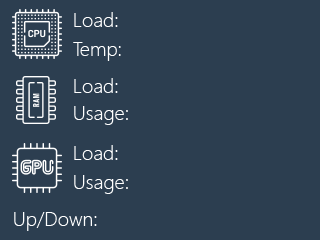
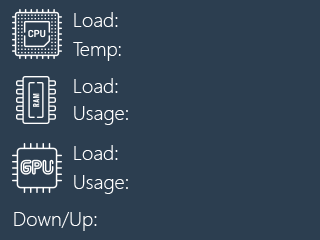
Revision of a layered 320 x 240 image; what changed, layer by layer:
painted on "Net" over (14, 212, 93, 231)
